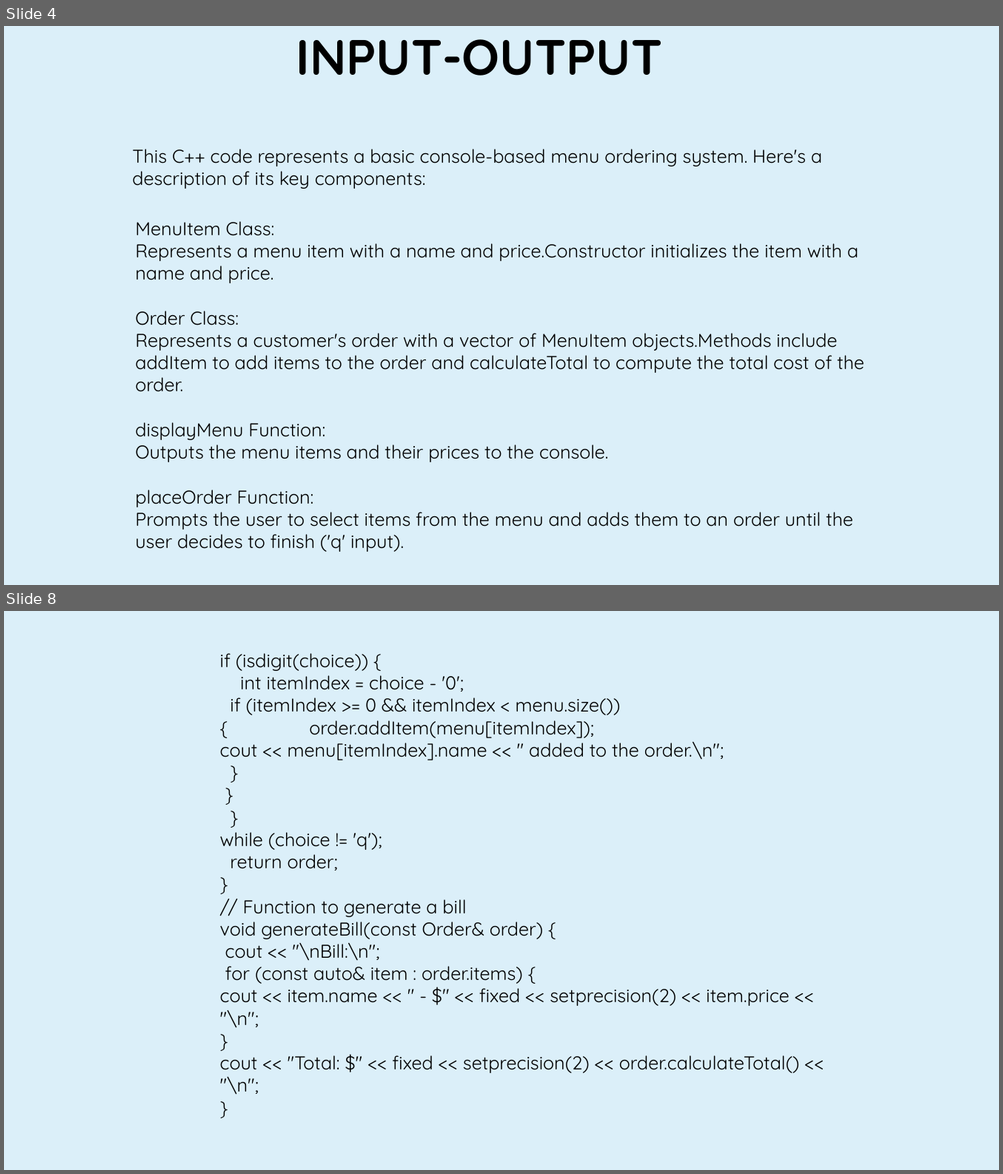
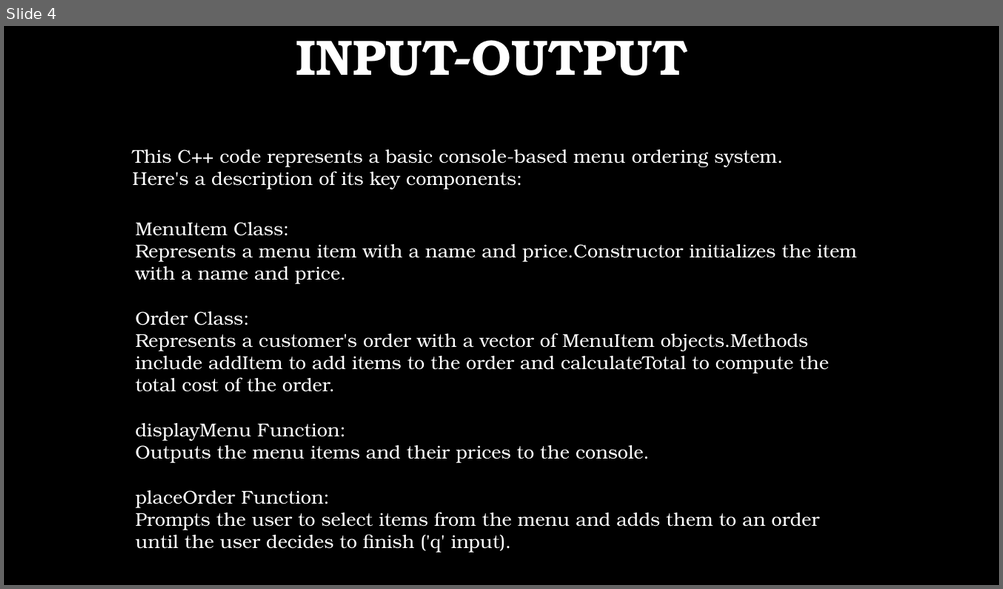
Before and after one commit to kalikumari292725/oopm-case-study, a slide deck: PRESENTATIONPPT3.pptx. Shown one above the other, each under a label of ours: slides 4 and 8 before the commit, slide 4 after it; the slides between them are not shown. The pictures are 1003x1174 and 1003x589 pixels, drawn with LibreOffice and Linux fonts; fonts in the diff are those of the drawing; background and template pictures are left out. Boxes give left, top, right and bottom in pixels: in the first picture for what was removed or moved away, otherwise in the second. Text is boxed around its words. In the diff, an @@ line names an element or a change of style, - is before the commit and + after.

```diff
--- a/PRESENTATIONPPT3.pptx
+++ b/PRESENTATIONPPT3.pptx
@@ slide 8 removed at (4,611,999,1170), background #DBEFF9 @@
@@ text removed at (220,653,800,1095) @@
-if (isdigit(choice)) {
-int itemIndex = choice - '0';
-if (itemIndex >= 0 && itemIndex < menu.size()) { order.addItem(menu[itemIndex]);
-cout << menu[itemIndex].name << " added to the order.\n";
-}
-}
-}
-while (choice != 'q');
-return order;
-}
-// Function to generate a bill
-void generateBill(const Order& order) {
-cout << "\nBill:\n";
-for (const auto& item : order.items) {
-cout << item.name << " - $" << fixed << setprecision(2) << item.price << "\n";
-}
-cout << "Total: $" << fixed << setprecision(2) << order.calculateTotal() << "\n";
-}
@@ slide 4 changed as well @@
@@ background #DBEFF9 to picture (left out) @@
@@ font Quicksand to TeX Gyre Bonum, text colour #000000 to #FFFFFF in 3 elements at (296,40,688,76), (132,150,782,190), (135,222,856,553) @@
```
Also in this commit, not shown: 4 other slides changed, 12 slides added, 4 other slides removed.
